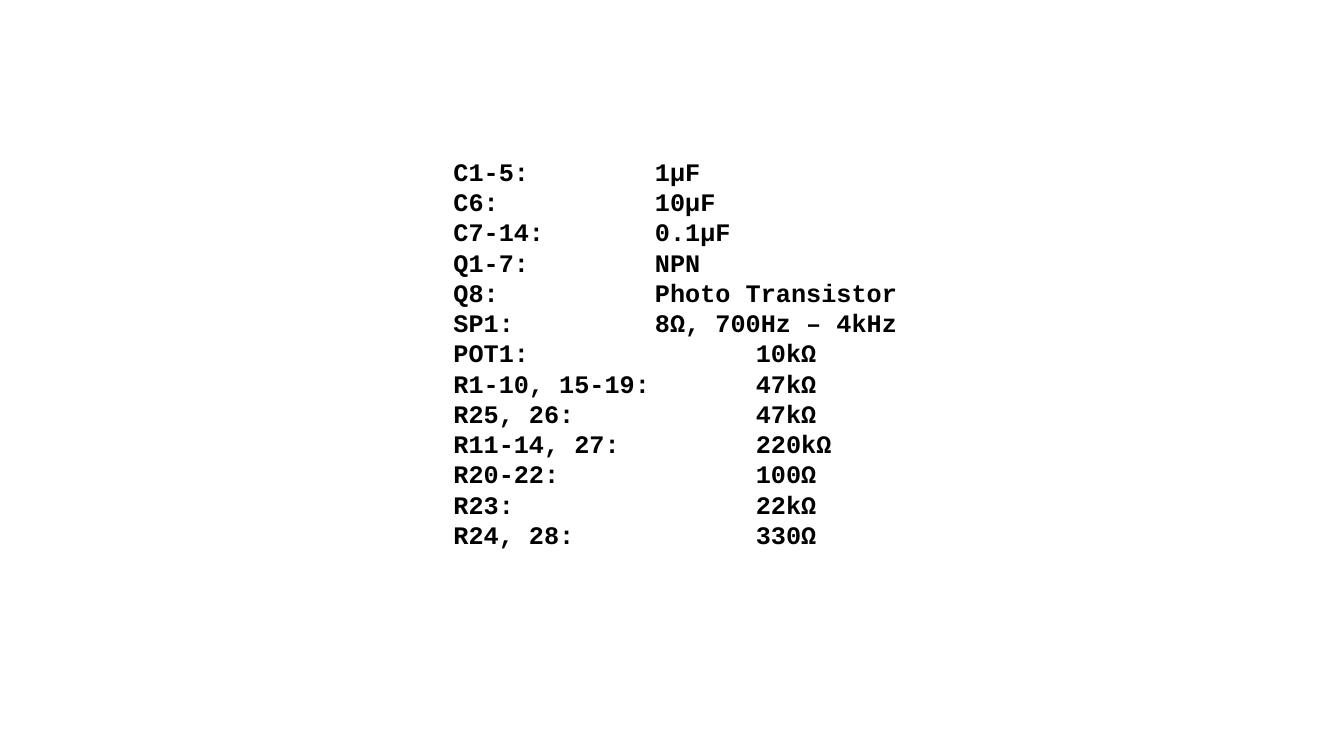
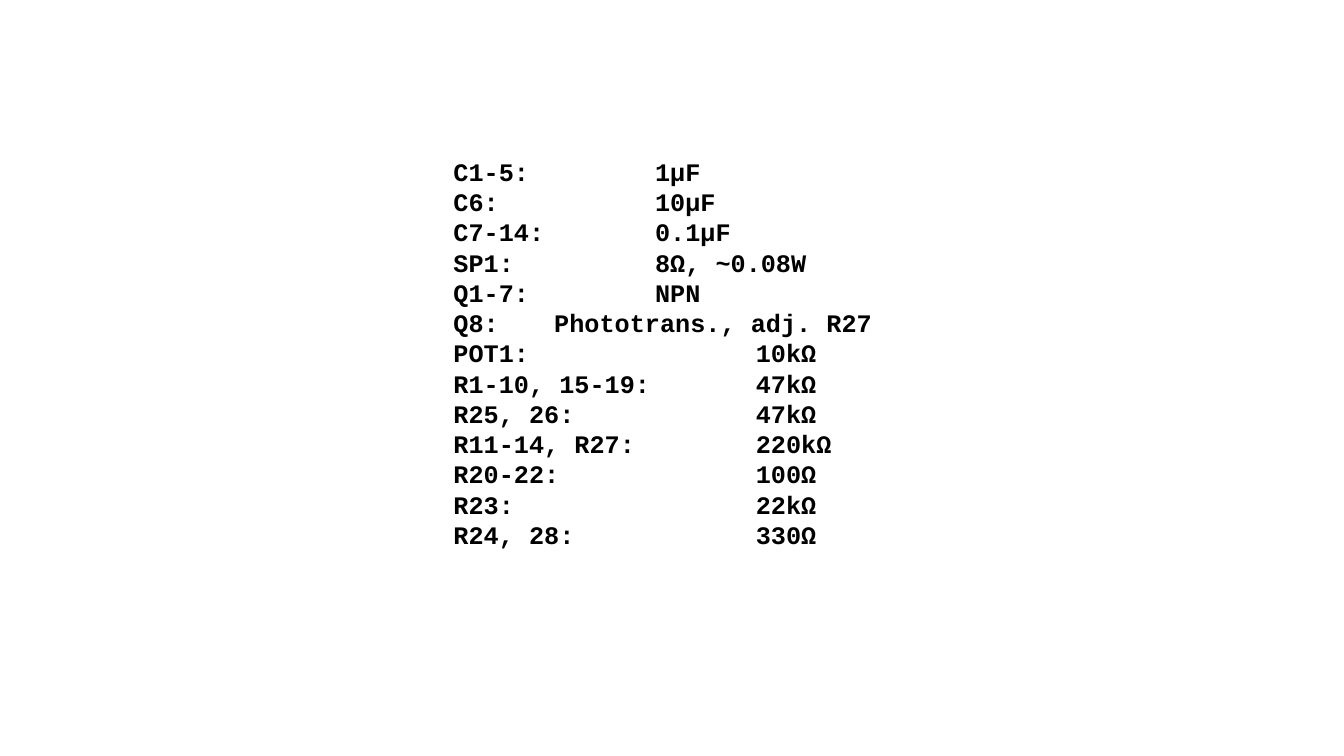
Before and after one commit to vilhelmen/accessory_board, a slide deck: slide 2 of images.pptx. Drawn at 1344x756 pixels with LibreOffice and Linux fonts; fonts in the diff are those of the drawing. Boxes give left, top, right and bottom in pixels: in the first picture for what was removed or moved away, otherwise in the second. Text is boxed around its words. In the diff, an @@ line names an element or a change of style, - is before the commit and + after.

```diff
--- a/images.pptx
+++ b/images.pptx
@@ text at bbox=[453, 255, 807, 277]: paragraph added @@
+SP1: 8Ω, ~0.08W
@@ text at bbox=[453, 314, 871, 338]: text changed @@
-Q8: Photo Transistor
-SP1: 8Ω, 700Hz – 4kHz
+Q8: Phototrans., adj. R27
@@ text at bbox=[453, 435, 832, 458]: text changed @@
-R11-14, 27: 220kΩ
+R11-14, R27: 220kΩ
```
Also in this commit, not shown: 2 other files.
